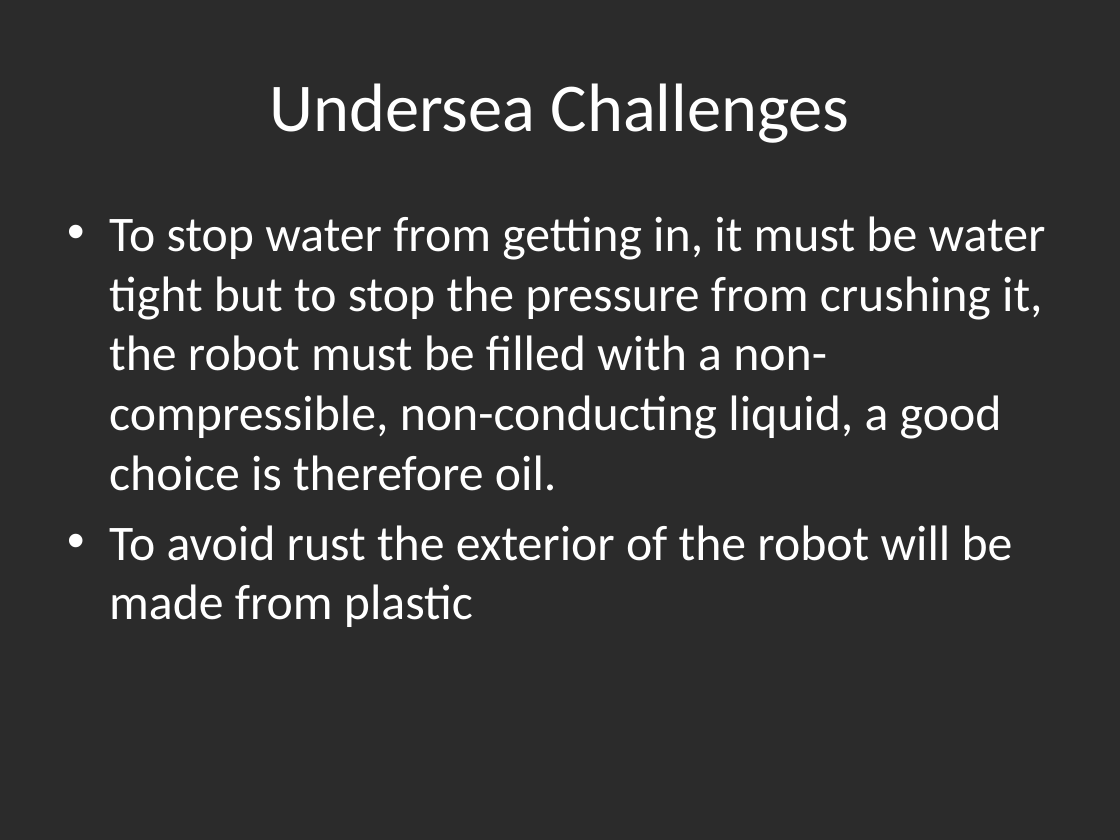
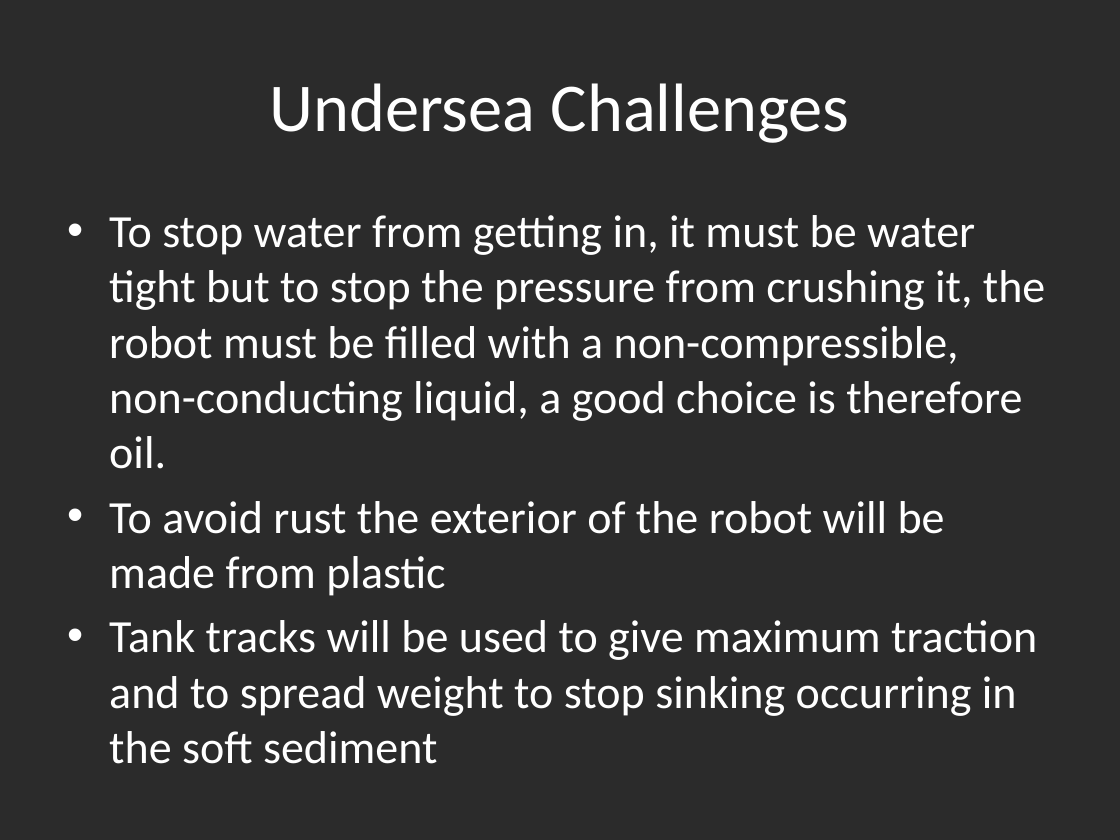
Before and after one commit to mickeyboss123/enel427, a slide deck: slide 4 of demo.pptx (slide 5 before the commit). Drawn at 1120x840 pixels with LibreOffice and Linux fonts; fonts in the diff are those of the drawing; background and template pictures are left out; a plain dark background stands for a picture behind light text. Boxes give left, top, right and bottom in pixels: in the first picture for what was removed or moved away, otherwise in the second. Text is boxed around its words. In the diff, an @@ line names an element or a change of style, - is before the commit and + after.

```diff
--- a/demo.pptx
+++ b/demo.pptx
@@ text at (109, 215, 1045, 596): size 32 to 29.6 pt in "To stop water from getting in, it ...", "To avoid rust the exterior of the ..." @@
@@ text at (109, 620, 1037, 764): paragraph added @@
+• Tank tracks will be used to give maximum traction and to spread weight to stop sinking occurring in the soft sediment
```
Also in this commit, not shown: 2 other files.
